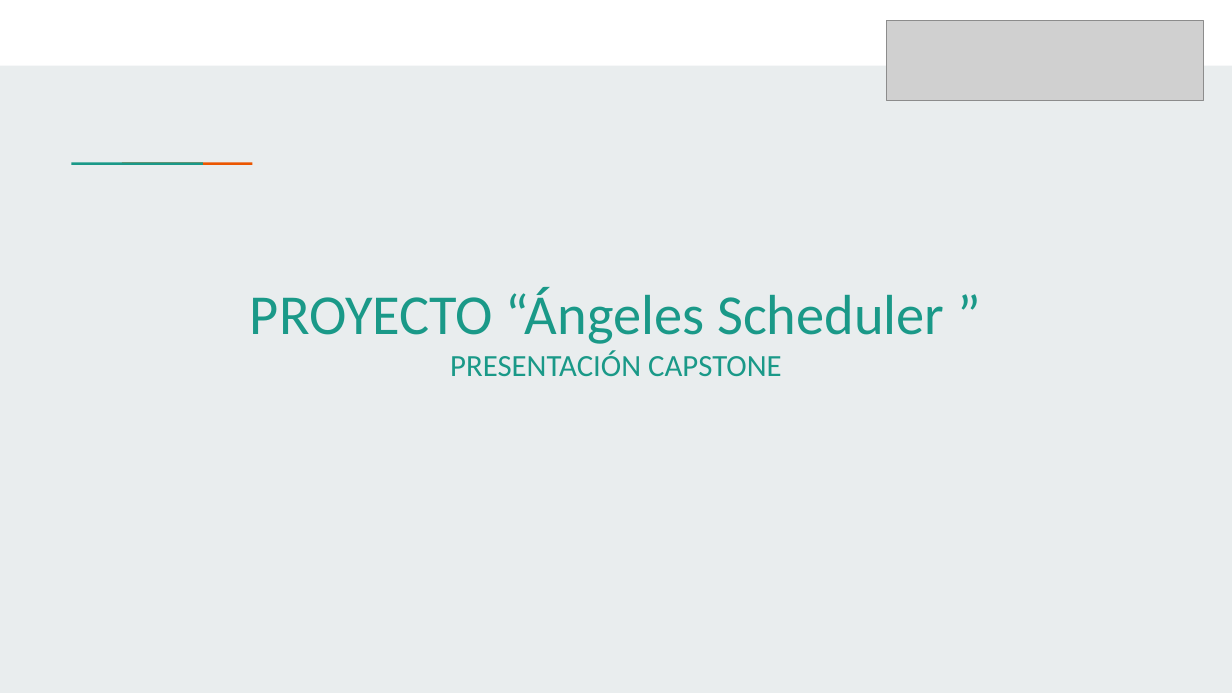
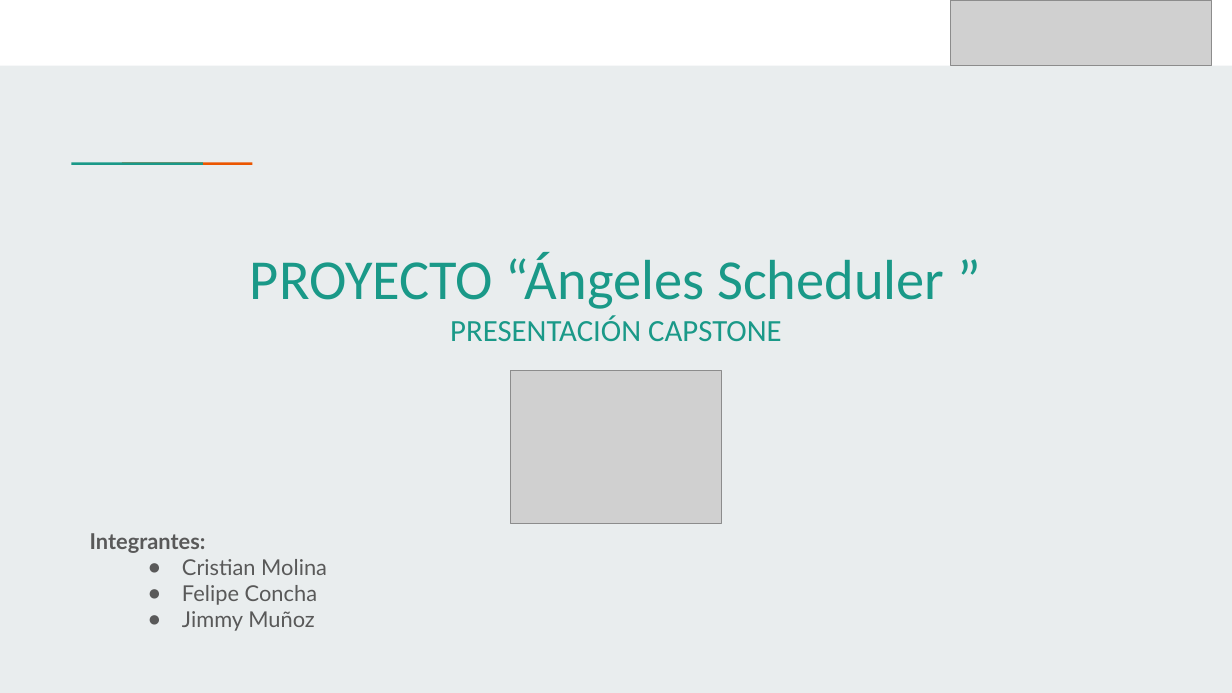
Before and after one commit to CrisMolina12/CP_PTY4614_4_EQP_2, a slide deck: slide 1 of Fase 2/Evidencias Proyecto/Presentación Proyecto.pptx. Drawn at 1232x693 pixels with LibreOffice and Linux fonts; fonts in the diff are those of the drawing; grey boxes stand for pictures. Boxes give left, top, right and bottom in pixels: in the first picture for what was removed or moved away, otherwise in the second. Text is boxed around its words. In the diff, an @@ line names an element or a change of style, - is before the commit and + after.

```diff
--- a/Fase 2/Evidencias Proyecto/Presentación Proyecto.pptx
+++ b/Fase 2/Evidencias Proyecto/Presentación Proyecto.pptx
@@ picture: place and size @@
-picture at <box>886,21,1204,101</box>
+picture at <box>951,0,1212,66</box>
@@ text "PROYECTO “Ángeles Scheduler ”": place and size @@
-text "PROYECTO “Ángeles Scheduler ”" at <box>250,287,944,376</box>
+text "PROYECTO “Ángeles Scheduler ”" at <box>250,252,944,341</box>
@@ picture added at <box>511,371,722,523</box> @@
@@ text added at <box>90,533,327,631</box>, 17 pt, text #595959 @@
+Integrantes:
+● Cristian Molina
+● Felipe Concha
+● Jimmy Muñoz
```
Also in this commit, not shown: 7 other slides changed, 8 slides added, 7 slides removed.
